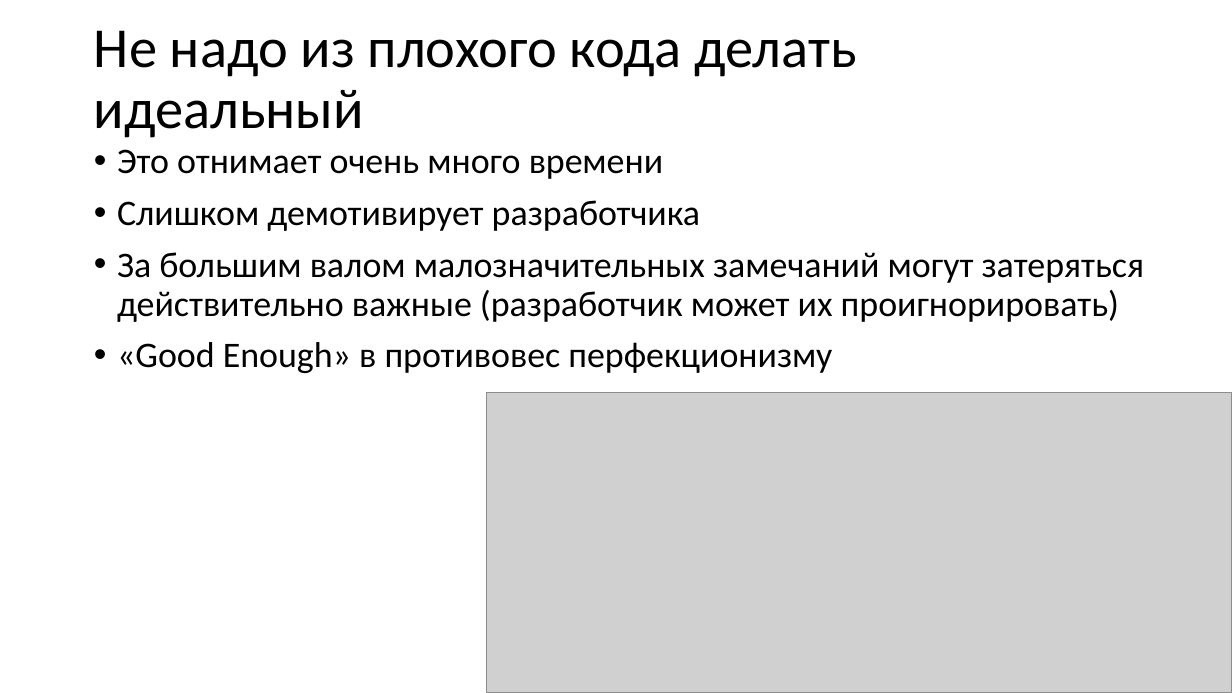
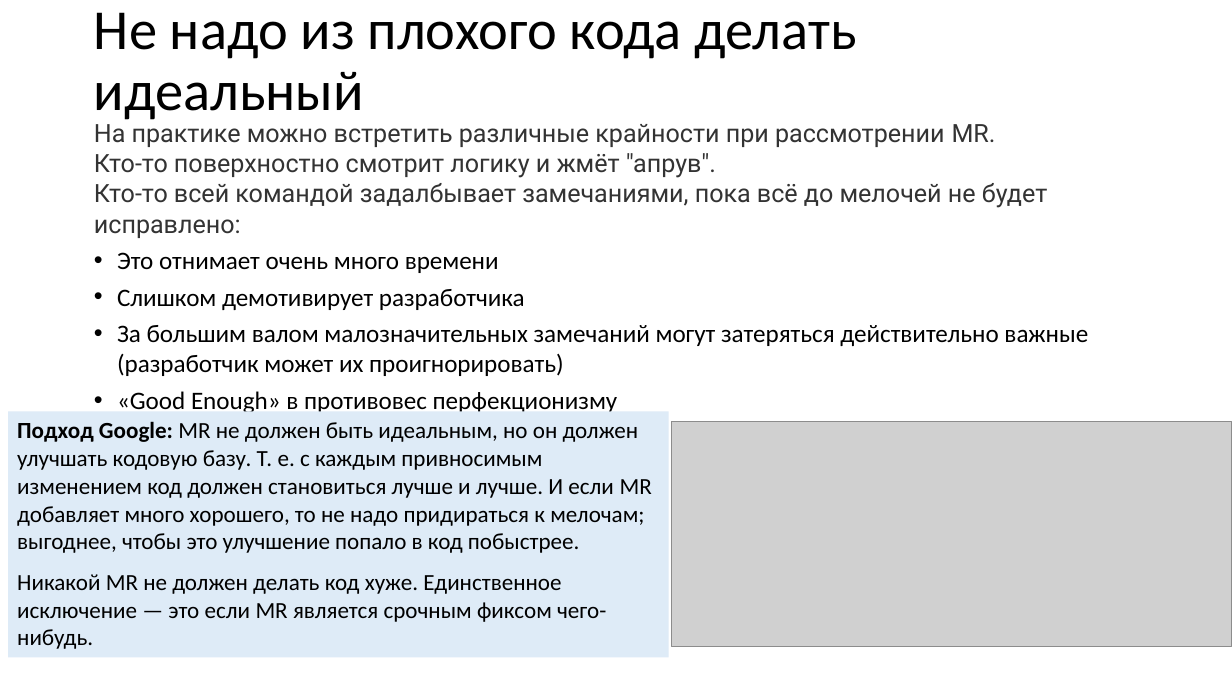
Before and after one commit to xtrueman/prog_instruments, a slide deck: slide 18 of presentations/CodeReview.pptx (slide 14 before the commit). Drawn at 1232x693 pixels with LibreOffice and Linux fonts; fonts in the diff are those of the drawing; grey boxes stand for pictures. Boxes give left, top, right and bottom in pixels: in the first picture for what was removed or moved away, otherwise in the second. Text is boxed around its words. In the diff, an @@ line names an element or a change of style, - is before the commit and + after.

```diff
--- a/presentations/CodeReview.pptx
+++ b/presentations/CodeReview.pptx
@@ title "Не надо из плохого кода ...": place and size @@
-title "Не надо из плохого кода ..." at <box>94,30,857,138</box>
+title "Не надо из плохого кода ..." at <box>94,12,857,120</box>
@@ text "На практике можно встретить различные ...": place and size @@
-text "На практике можно встретить различные ..." at <box>117,149,1145,373</box>
+text "На практике можно встретить различные ..." at <box>94,119,1088,412</box>
@@ text at <box>94,119,1047,238</box>: paragraph added @@
+На практике можно встретить различные крайности при рассмотрении MR.
+Кто-то поверхностно смотрит логику и жмёт "апрув".
+Кто-то всей командой задалбывает замечаниями, пока всё до мелочей не будет исправлено:
@@ text at <box>117,252,1088,412</box>: size 28 to 19.6 pt in "Это отнимает очень много времени", "Слишком демотивирует разработчика", "За большим валом малозначительных замечаний могут затеряться ...", "«Good Enough» в противовес перфекционизму"; line spacing 0.9 to 1; less space between paragraphs @@
@@ rectangle added at <box>8,411,669,657</box>, fill #DEEBF7, 18 pt, text #000000 @@
+Подход Google: MR не должен быть идеальным, но он должен улучшать кодовую базу. Т. е. с каждым привносимым изменением код должен становиться лучше и лучше. И если MR добавляет много хорошего, то не надо придираться к мелочам; выгоднее, чтобы это улучшение попало в код побыстрее.
+Никакой MR не должен делать код хуже. Единственное исключение — это если MR является срочным фиксом чего-нибудь.
@@ picture: place and size @@
-picture at <box>486,393,1232,693</box>
+picture at <box>672,421,1232,647</box>
```
Also in this commit, not shown: 3 other slides changed, 4 slides added, 1 other file.
